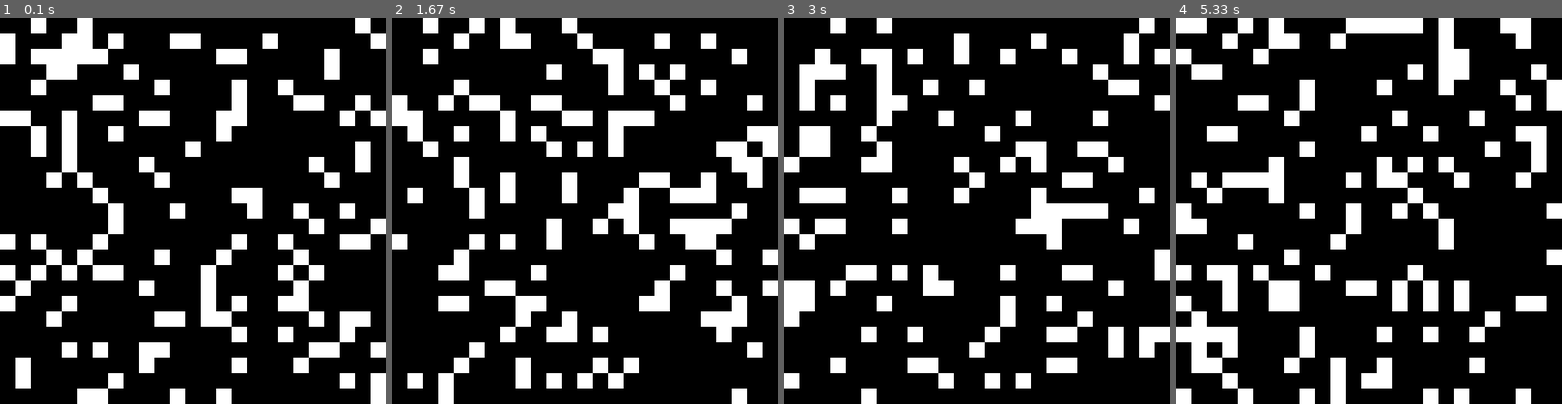
Above: before the commit, frames 1-4 (left to right).
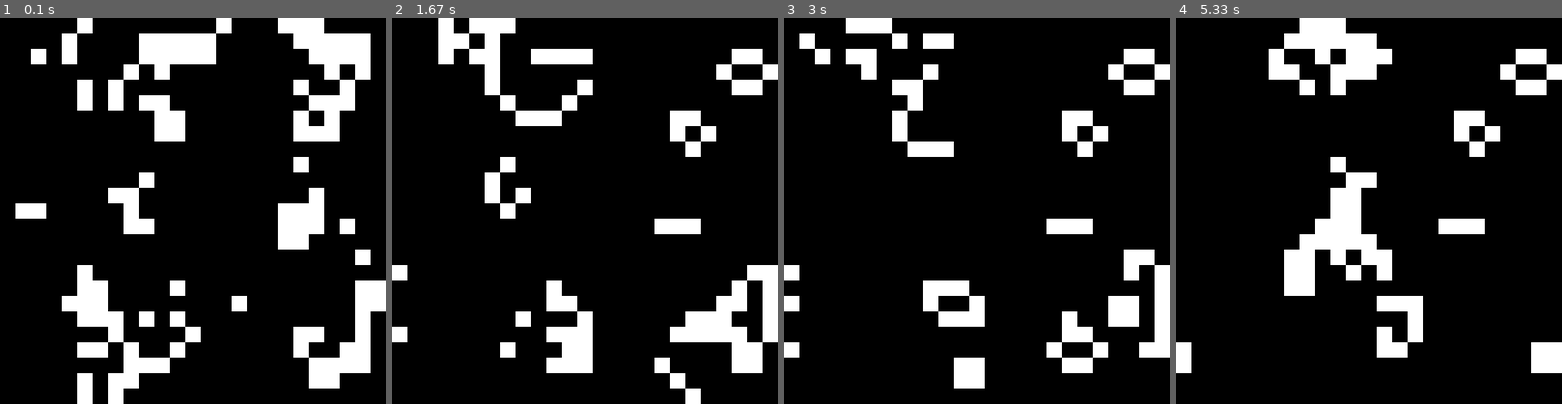
Above: after the commit, the same moments.

Repository: aaronw4/Game-of-Life
Game: pygame game, started from pyGame..py
The game is run twice, just before and just after one commit, with the same random seed, the same clock (stepped at 60 frames per second) and the same inputs.
Inputs:
- Up to frame 1 (0.1 s): no input
- Up to frame 2 (1.67 s): no input
- Up to frame 3 (3 s): no input
- Up to frame 4 (5.33 s): no input

The runs differ from the first frame. In frame 1, 32% of the frame differs, in the area x 0-100%, y 0-100%; in frame 2, 29%; in frame 3, 26%; in frame 4, 30%.

Commit message:
Working random grid

Diff:
--- a/pyGame..py
+++ b/pyGame..py
@@ -15,23 +15,27 @@
         self.screen = pygame.display.set_mode(size)
         self.clear_screen()
         pygame.display.flip()
+
         self.last_update = 0
+
+        self.grid_active = 0
+        self.grids = []
         self.init_grids()
+        self.set_grid()
 
     def init_grids(self):
         columns = 25
         rows = 25
-        print('Columns: %d\nRows: %d' % (columns, rows))
 
-        self.grids = []
-        grid = []
-        for col in range(25):
-            row = [0] * 25
-            grid.append(row)
-        self.grids.append(grid)
+        def create_grid():
+            grid = []
+            for col in range(25):
+                row = [0] * 25
+                grid.append(row)
+            return grid
 
-        self.grid_active = 0
-        self.set_grid()
+        self.grids.append(create_grid())
+        self.grids.append(create_grid())
 
     def set_grid(self, value=None):
         for columns in range(25):
@@ -43,6 +47,7 @@
                 self.grids[self.grid_active][columns][rows] = cells
 
     def draw(self):
+        color = dead_color
         for columns in range(25):
             for rows in range(25):
                 if self.grids[self.grid_active][columns][rows] == 1:
@@ -55,8 +60,38 @@
     def clear_screen(self):
         self.screen.fill(dead_color)
 
+    def check_neighboors(self, col, row):
+        # self.grids[self.grid_active][columns][rows]
+        def get_value(col, row):
+            try:
+                value = self.grids[self.grid_active][col][row]
+            except:
+                value = 0
+            return value
+
+        alive_neighboors = get_value(col-1, row) + get_value(col+1, row) + get_value(col, row-1)\
+        + get_value(col, row+1) + get_value(col-1, row-1) + get_value(col+1, row-1)\
+        + get_value(col-1, row+1) + get_value(col+1, row+1)
+
+        if self.grids[self.grid_active][col][row] == 1:
+            if alive_neighboors < 2:
+                return 0
+            elif alive_neighboors > 3:
+                return 0
+            else:
+                return 1
+        else:
+            if alive_neighboors == 3:
+                return 1
+            else:
+                return 0
+
     def update(self):
-        self.set_grid(None)
+        for columns in range(25):
+            for rows in range(25):
+                next_grid = self.check_neighboors(columns, rows)
+                self.grids[(self.grid_active + 1) % 2][columns][rows] = next_grid
+        self.grid_active = (self.grid_active + 1) % 2
 
     def events(self):
         for event in pygame.event.get():
@@ -68,13 +103,15 @@
             self.events()
             self.update()
             self.draw()
+            self.frame_rate()
 
-            now = pygame.time.get_ticks()
-            time_passed = now - self.last_update
-            time_remaining = int(1000 - time_passed)
-            if time_remaining > 0:
-                pygame.time.delay(int(time_remaining))
-            self.last_update = now
+    def frame_rate(self):
+        now = pygame.time.get_ticks()
+        time_passed = now - self.last_update
+        time_remaining = int(500 - time_passed)
+        if time_remaining > 0:
+            pygame.time.delay(int(time_remaining))
+        self.last_update = now
 
 if __name__ == '__main__':
     game = Game()
